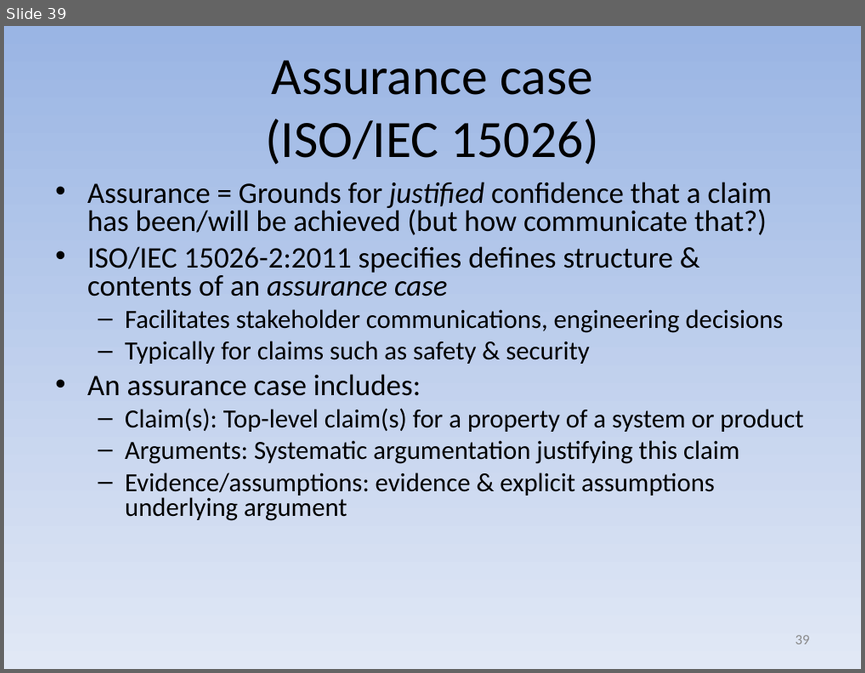
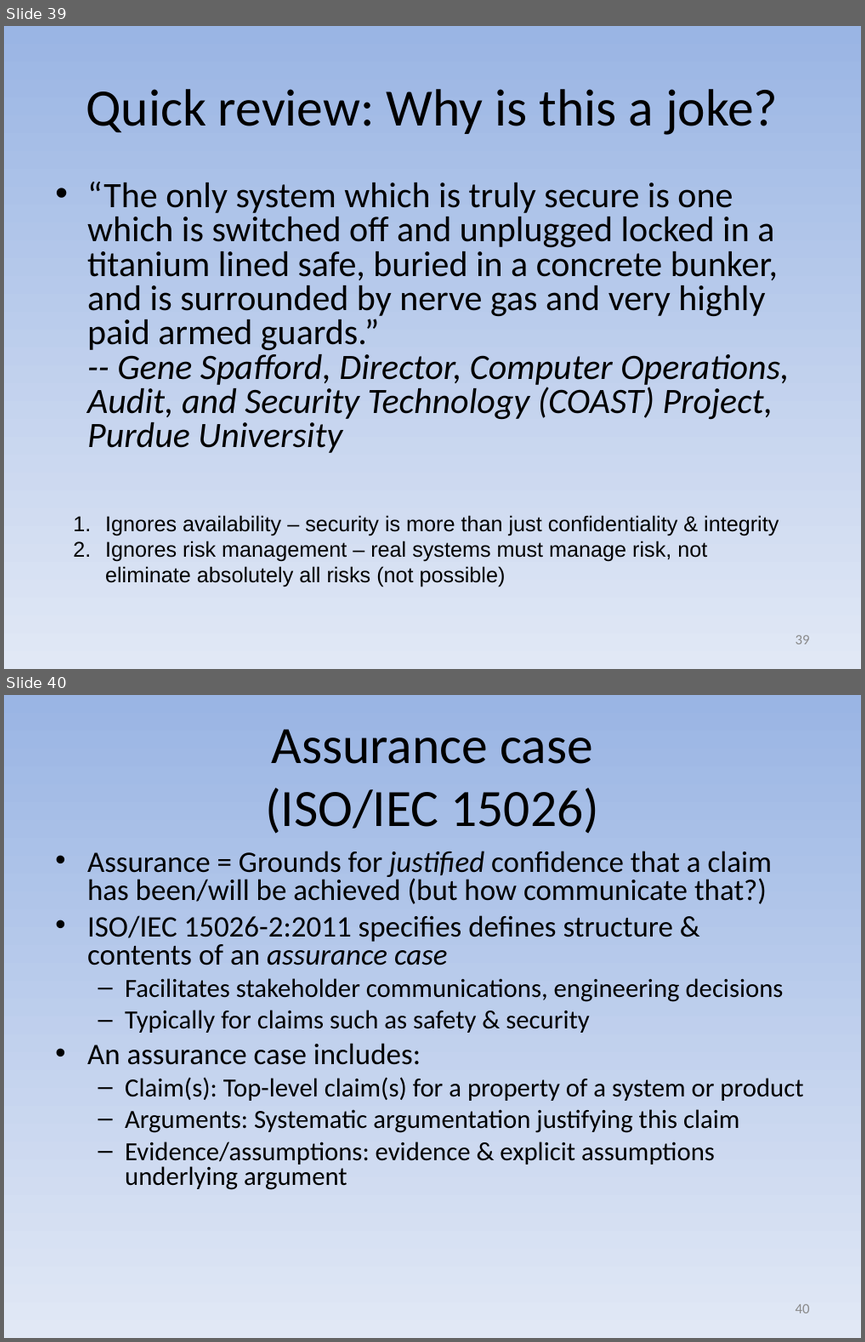
Before and after one commit to david-a-wheeler/david-a-wheeler.github.io, a slide deck: secure-class/presentations/Secure-Software-1-Introduction.ppt. Shown one above the other, each under a label of ours: slide 39 before the commit, slides 39 and 40 after it. The pictures are 865x673 and 865x1342 pixels, drawn with LibreOffice and Linux fonts; fonts in the diff are those of the drawing. Boxes give left, top, right and bottom in pixels: in the first picture for what was removed or moved away, otherwise in the second. Text is boxed around its words. In the diff, an @@ line names an element or a change of style, - is before the commit and + after.

```diff
--- a/secure-class/presentations/Secure-Software-1-Introduction.ppt
+++ b/secure-class/presentations/Secure-Software-1-Introduction.ppt
@@ slide 39 added at [4, 26, 861, 669], background gradient #9AB5E4 to #E1E8F5 @@
@@ title added at [86, 89, 778, 135], 44 pt, text #000000 @@
+Quick review: Why is this a joke?
@@ text added at [87, 182, 789, 453], 30 pt, text #000000 @@
+• “The only system which is truly secure is one which is switched off and unplugged locked in a titanium lined safe, buried in a concrete bunker, and is surrounded by nerve gas and very highly paid armed guards.”
+  -- Gene Spafford, Director, Computer Operations, Audit, and Security Technology (COAST) Project, Purdue University
@@ text added at [105, 515, 778, 587], 18 pt, text #000000 @@
+1. Ignores availability – security is more than just confidentiality & integrity
+2. Ignores risk management – real systems must manage risk, not eliminate absolutely all risks (not possible)
@@ page number added at [795, 635, 810, 644], 12 pt, text #898989 @@
+39
@@ what was slide 39 is now slide 40 @@
@@ page number at [795, 1304, 810, 1313]: text changed @@
-39
+40
```
Also in this commit, not shown: 2 slides changed, 2 other files.
